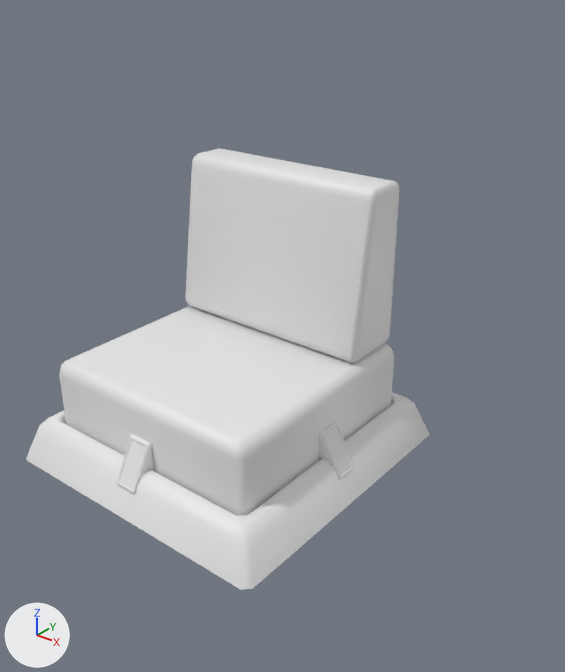
The FBX model Assets/PC/Props/Fauteuil/Fauteuil.fbx as it was, and as the next commit left it.
The view is the same before and after, from a 50 mm lens placed at (1.655, -0.949, 1.225), pointed at (0.544, 0.441, 0.363). Arrows for +X, +Y and +Z are at lower left; the lights stay in place. The older version comes first.

In view in the first picture: 'Cles_Fauteuil', 'Fauteuil', 'Fauteuil_dossier', 'Station_Fauteuil'.
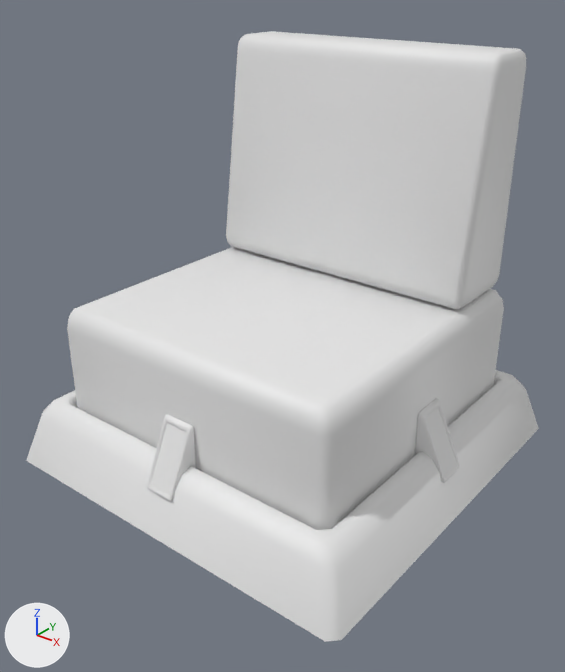
The change in detail:
Object 'Cles_Fauteuil' (ob_cles_fauteuil) is rescaled from (1.15, 1.0, 1.38) to (1.48, 1.29, 2.02).
Object 'Fauteuil_dossier' (ob_fauteuil_dossier) moves from (0.0, 0.0, 0.0) to (0.0, 0.0, 0.05).
Object 'Fauteuil_dossier' (ob_fauteuil_dossier) is rescaled from (1.15, 0.643, 1.38) to (1.48, 0.826, 1.85).
Object 'Station_Fauteuil' (ob_station_fauteuil) is rescaled from (1.18, 1.18, 1.0) to (1.52, 1.52, 1.46).
Object 'Fauteuil' (ob_fauteuil) is rescaled from (1.18, 1.18, 1.37) to (1.52, 1.52, 2.07).

What differs and where, as boxes [x1, y1, x2, y2] in the pictures (565 x 672 px):
'Fauteuil_dossier', moved, rescaled (40% wider, 29% taller)
    before: [185, 148, 399, 363]
    after: [226, 31, 526, 309]
'Fauteuil', rescaled (30% wider, 35% taller)
    before: [59, 306, 394, 516]
    after: [67, 247, 504, 530]
'Station_Fauteuil', rescaled (27% wider, 37% taller)
    before: [26, 392, 430, 590]
    after: [26, 370, 539, 642]
'Cles_Fauteuil', rescaled
    before: [117, 422, 354, 494]
    after: [147, 398, 460, 501]
